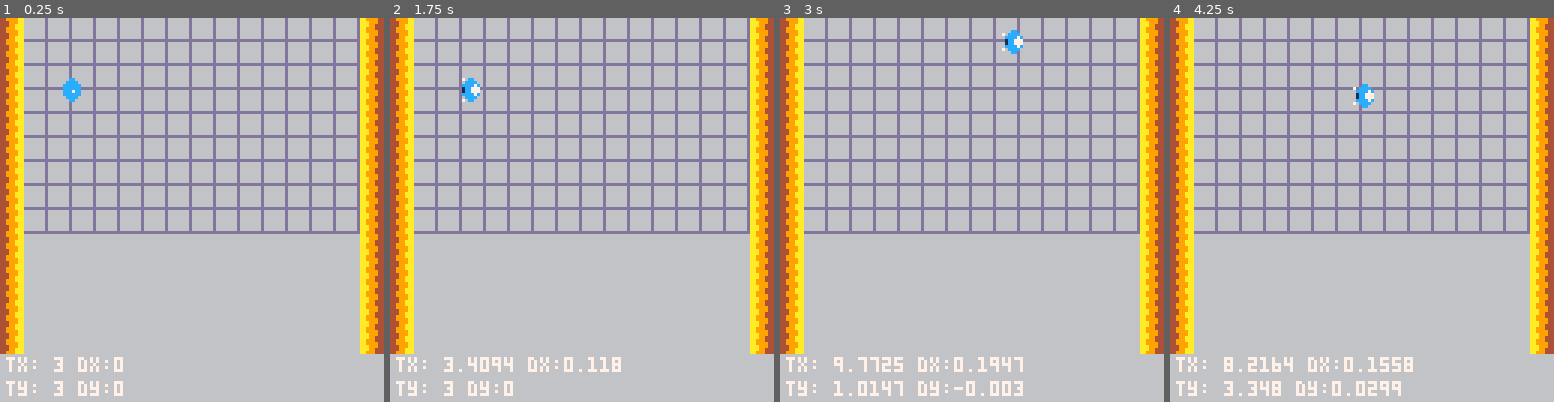
Above: before the commit, frames 1-4 (left to right).
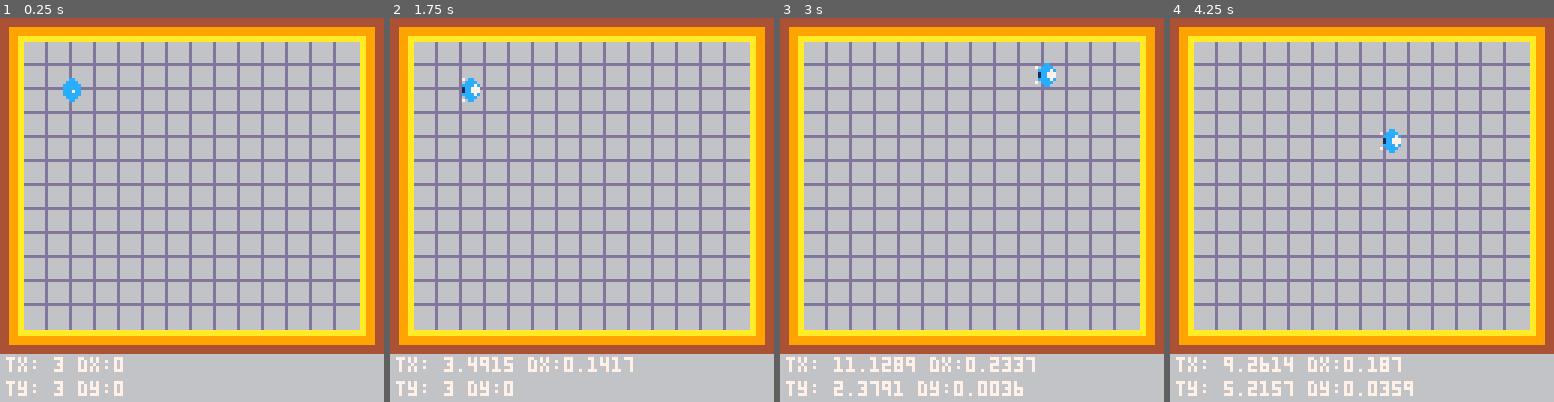
Above: after the commit, the same moments.

Repository: reorx/pico8_carts
Game: PICO-8 cartridge dodge.p8
The game is run twice, just before and just after one commit, with the same random seed, the same clock (stepped at 60 frames per second) and the same inputs.
Inputs:
- Up to frame 1 (0.25 s): no input
- Up to frame 2 (1.75 s): hold Right from 1.6 s (still down)
- Up to frame 3 (3 s): release Right at 2.1 s; hold Up 2.15-2.42 s; hold Right from 2.47 s (still down)
- Up to frame 4 (4.25 s): release Right at 3.03 s; hold Left 3.08-3.58 s; hold Down 3.63-3.97 s; hold Right from 4.02 s (still down)

The runs differ from the first frame. In frame 1, 17% of the frame differs, in the area x 1-99%, y 0-88%; in frame 2, 18%; in frame 3, 19%, in the area x 1-99%, y 0-99%; in frame 4, 19%.

Commit message:
enhance map

Diff:
--- a/dodge.p8
+++ b/dodge.p8
@@ -42,7 +42,7 @@
         frame = 0,
         frames = 7,
         inertia = 0.8,
-        moveunit = 0.05,
+        moveunit = 0.06,
         tick = 0,
     }
     self.__index = self
@@ -92,13 +92,11 @@
 
     -- update tx, ty
     if is_nearby_solid(self.tx+self.dx, self.ty, self.halfwidth, self.halfheight) then
-        -- bounce back
         self.dx *= -1
     else
         self.tx += self.dx
     end
     if is_nearby_solid(self.tx, self.ty+self.dy, self.halfwidth, self.halfheight) then
-        -- bounce back
         self.dy *= -1
     else
         self.ty += self.dy
@@ -168,14 +166,14 @@
 00000000000000000000000000000000000000000000000000000000000000000000000000000000000000000000000000000000000000000000000000000000
 00000000000000000000000000000000000000000000000000000000000000000000000000000000000000000000000000000000000000000000000000000000
 00000000000000000000000000000000000000000000000000000000000000000000000000000000000000000000000000000000000000000000000000000000
-449999aaaa999944000000000000000000000000000000000000000000000000000000000000000000000000000000000000000000000000000000000000000d
-444999aaaaa99944000000000000000000000000000000000000000000000000000000000000000000000000000000000000000000000000000000000000000d
-44499aaaaaa99444000000000000000000000000000000000000000000000000000000000000000000000000000000000000000000000000000000000000000d
-44999aaaaa999444000000000000000000000000000000000000000000000000000000000000000000000000000000000000000000000000000000000000000d
-449999aaaa999944000000000000000000000000000000000000000000000000000000000000000000000000000000000000000000000000000000000000000d
-444999aaaaa99944000000000000000000000000000000000000000000000000000000000000000000000000000000000000000000000000000000000000000d
-44499aaaaaa99444000000000000000000000000000000000000000000000000000000000000000000000000000000000000000000000000000000000000000d
-44999aaaaa99944400000000000000000000000000000000000000000000000000000000000000000000000000000000000000000000000000000000dddddddd
+444999aaaa99944444444444aaaaaaaa44444444444999aa44444444aa9994440000000000000000000000000000000000000000000000000000000d0000000d
+444999aaaa99944444444444aaaaaaaa44444444444999aa44444444aa9994440000000000000000000000000000000000000000000000000000000d0000000d
+444999aaaa9994444444444499999999444444444449999944444444999994440000000000000000000000000000000000000000000000000000000d0000000d
+444999aaaa9994449999999999999999444999994449999999999444999994440000000000000000000000000000000000000000000000000000000d0000000d
+444999aaaa9994449999999999999999444999994449999999999444999994440000000000000000000000000000000000000000000000000000000d0000000d
+444999aaaa9994449999999944444444444999994444444499999444444444440000000000000000000000000000000000000000000000000000000d0000000d
+444999aaaa999444aaaaaaaa44444444444999aa44444444aa999444444444440000000000000000000000000000000000000000000000000000000d0000000d
+444999aaaa999444aaaaaaaa44444444444999aa44444444aa999444444444440000000000000000000000000000000000000000dddddddd0000000ddddddddd
 05050500000000000000000000000000000000000000000000000000000000000000000000000000000000000000000000000000000000000000000000000000
 05555550000000000000000000000000000000000000000000000000000000000000000000000000000000000000000000000000000000000000000000000000
 0fffff00000000000000000000000000000000000000000000000000000000000000000000000000000000000000000000000000000000000000000000000000
@@ -185,20 +183,22 @@
 00d0d000000000000000000000000000000000000000000000000000000000000000000000000000000000000000000000000000000000000000000000000000
 0dd0dd00000000000000000000000000000000000000000000000000000000000000000000000000000000000000000000000000000000000000000000000000
 __gff__
-0000000000000000000000000000000000000000000000000000000000000000000000000000000000000000000000000202000000000000000000000000000000000000000000000000000000000000000000000000000000000000000000000000000000000000000000000000000000000000000000000000000000000000
+0000000000000000000000000000000000000000000000000000000000000000000000000000000000000000000000000202020200000000000000000000000000000000000000000000000000000000000000000000000000000000000000000000000000000000000000000000000000000000000000000000000000000000
 0000000000000000000000000000000000000000000000000000000000000000000000000000000000000000000000000000000000000000000000000000000000000000000000000000000000000000000000000000000000000000000000000000000000000000000000000000000000000000000000000000000000000000
 __map__
-303f3f3f3f3f3f3f3f3f3f3f3f3f3f3100000000000000000000000000000000000000000000000000000000000000000000000000000000000000000000000000000000000000000000000000000000000000000000000000000000000000000000000000000000000000000000000000000000000000000000000000000000
-303f3f3f3f3f3f3f3f3f3f3f3f3f3f3100000000000000000000000000000000000000000000000000000000000000000000000000000000000000000000000000000000000000000000000000000000000000000000000000000000000000000000000000000000000000000000000000000000000000000000000000000000
-303f3f3f3f3f3f3f3f3f3f3f3f3f3f3100000000000000000000000000000000000000000000000000000000000000000000000000000000000000000000000000000000000000000000000000000000000000000000000000000000000000000000000000000000000000000000000000000000000000000000000000000000
-303f3f3f3f3f3f3f3f3f3f3f3f3f3f3100000000000000000000000000000000000000000000000000000000000000000000000000000000000000000000000000000000000000000000000000000000000000000000000000000000000000000000000000000000000000000000000000000000000000000000000000000000
-303f3f3f3f3f3f3f3f3f3f3f3f3f3f3100000000000000000000000000000000000000000000000000000000000000000000000000000000000000000000000000000000000000000000000000000000000000000000000000000000000000000000000000000000000000000000000000000000000000000000000000000000
-303f3f3f3f3f3f3f3f3f3f3f3f3f3f3100000000000000000000000000000000000000000000000000000000000000000000000000000000000000000000000000000000000000000000000000000000000000000000000000000000000000000000000000000000000000000000000000000000000000000000000000000000
-303f3f3f3f3f3f3f3f3f3f3f3f3f3f3100000000000000000000000000000000000000000000000000000000000000000000000000000000000000000000000000000000000000000000000000000000000000000000000000000000000000000000000000000000000000000000000000000000000000000000000000000000
-303f3f3f3f3f3f3f3f3f3f3f3f3f3f3100000000000000000000000000000000000000000000000000000000000000000000000000000000000000000000000000000000000000000000000000000000000000000000000000000000000000000000000000000000000000000000000000000000000000000000000000000000
-303f3f3f3f3f3f3f3f3f3f3f3f3f3f3100000000000000000000000000000000000000000000000000000000000000000000000000000000000000000000000000000000000000000000000000000000000000000000000000000000000000000000000000000000000000000000000000000000000000000000000000000000
-3000000000000000000000000000003100000000000000000000000000000000000000000000000000000000000000000000000000000000000000000000000000000000000000000000000000000000000000000000000000000000000000000000000000000000000000000000000000000000000000000000000000000000
-3000000000000000000000000000003100000000000000000000000000000000000000000000000000000000000000000000000000000000000000000000000000000000000000000000000000000000000000000000000000000000000000000000000000000000000000000000000000000000000000000000000000000000
-3000000000000000000000000000003100000000000000000000000000000000000000000000000000000000000000000000000000000000000000000000000000000000000000000000000000000000000000000000000000000000000000000000000000000000000000000000000000000000000000000000000000000000
-3000000000000000000000000000003100000000000000000000000000000000000000000000000000000000000000000000000000000000000000000000000000000000000000000000000000000000000000000000000000000000000000000000000000000000000000000000000000000000000000000000000000000000
-3000000000000000000000000000003100000000000000000000000000000000000000000000000000000000000000000000000000000000000000000000000000000000000000000000000000000000000000000000000000000000000000000000000000000000000000000000000000000000000000000000000000000000
+3432323232323232323232323232323600000000000000000000000000000000000000000000000000000000000000000000000000000000000000000000000000000000000000000000000000000000000000000000000000000000000000000000000000000000000000000000000000000000000000000000000000000000
+303f3f3f3f3f3f3f3f3f3f3f3f3f3d3100000000000000000000000000000000000000000000000000000000000000000000000000000000000000000000000000000000000000000000000000000000000000000000000000000000000000000000000000000000000000000000000000000000000000000000000000000000
+303f3f3f3f3f3f3f3f3f3f3f3f3f3d3100000000000000000000000000000000000000000000000000000000000000000000000000000000000000000000000000000000000000000000000000000000000000000000000000000000000000000000000000000000000000000000000000000000000000000000000000000000
+303f3f3f3f3f3f3f3f3f3f3f3f3f3d3100000000000000000000000000000000000000000000000000000000000000000000000000000000000000000000000000000000000000000000000000000000000000000000000000000000000000000000000000000000000000000000000000000000000000000000000000000000
+303f3f3f3f3f3f3f3f3f3f3f3f3f3d3100000000000000000000000000000000000000000000000000000000000000000000000000000000000000000000000000000000000000000000000000000000000000000000000000000000000000000000000000000000000000000000000000000000000000000000000000000000
+303f3f3f3f3f3f3f3f3f3f3f3f3f3d3100000000000000000000000000000000000000000000000000000000000000000000000000000000000000000000000000000000000000000000000000000000000000000000000000000000000000000000000000000000000000000000000000000000000000000000000000000000
+303f3f3f3f3f3f3f3f3f3f3f3f3f3d3100000000000000000000000000000000000000000000000000000000000000000000000000000000000000000000000000000000000000000000000000000000000000000000000000000000000000000000000000000000000000000000000000000000000000000000000000000000
+303f3f3f3f3f3f3f3f3f3f3f3f3f3d3100000000000000000000000000000000000000000000000000000000000000000000000000000000000000000000000000000000000000000000000000000000000000000000000000000000000000000000000000000000000000000000000000000000000000000000000000000000
+303f3f3f3f3f3f3f3f3f3f3f3f3f3d3100000000000000000000000000000000000000000000000000000000000000000000000000000000000000000000000000000000000000000000000000000000000000000000000000000000000000000000000000000000000000000000000000000000000000000000000000000000
+303f3f3f3f3f3f3f3f3f3f3f3f3f3d3100000000000000000000000000000000000000000000000000000000000000000000000000000000000000000000000000000000000000000000000000000000000000000000000000000000000000000000000000000000000000000000000000000000000000000000000000000000
+303f3f3f3f3f3f3f3f3f3f3f3f3f3d3100000000000000000000000000000000000000000000000000000000000000000000000000000000000000000000000000000000000000000000000000000000000000000000000000000000000000000000000000000000000000000000000000000000000000000000000000000000
+303f3f3f3f3f3f3f3f3f3f3f3f3f3d3100000000000000000000000000000000000000000000000000000000000000000000000000000000000000000000000000000000000000000000000000000000000000000000000000000000000000000000000000000000000000000000000000000000000000000000000000000000
+303e3e3e3e3e3e3e3e3e3e3e3e3e3c3100000000000000000000000000000000000000000000000000000000000000000000000000000000000000000000000000000000000000000000000000000000000000000000000000000000000000000000000000000000000000000000000000000000000000000000000000000000
+3533333333333333333333333333333700000000000000000000000000000000000000000000000000000000000000000000000000000000000000000000000000000000000000000000000000000000000000000000000000000000000000000000000000000000000000000000000000000000000000000000000000000000
+0000000000000000000000000000000000000000000000000000000000000000000000000000000000000000000000000000000000000000000000000000000000000000000000000000000000000000000000000000000000000000000000000000000000000000000000000000000000000000000000000000000000000000
+0000003b00000000000000000000000000000000000000000000000000000000000000000000000000000000000000000000000000000000000000000000000000000000000000000000000000000000000000000000000000000000000000000000000000000000000000000000000000000000000000000000000000000000
